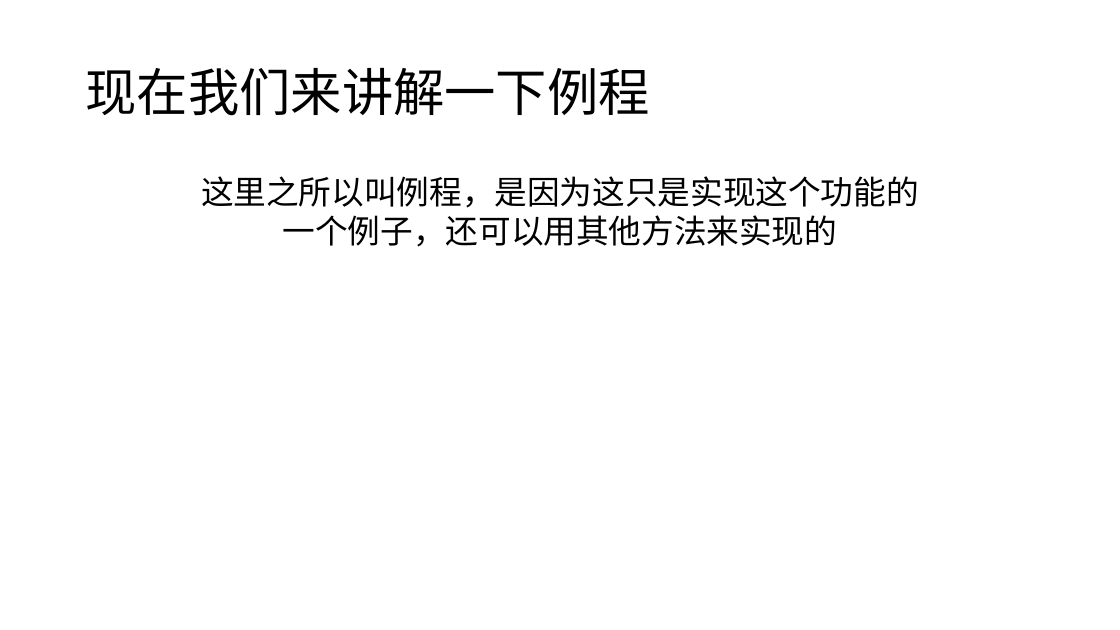
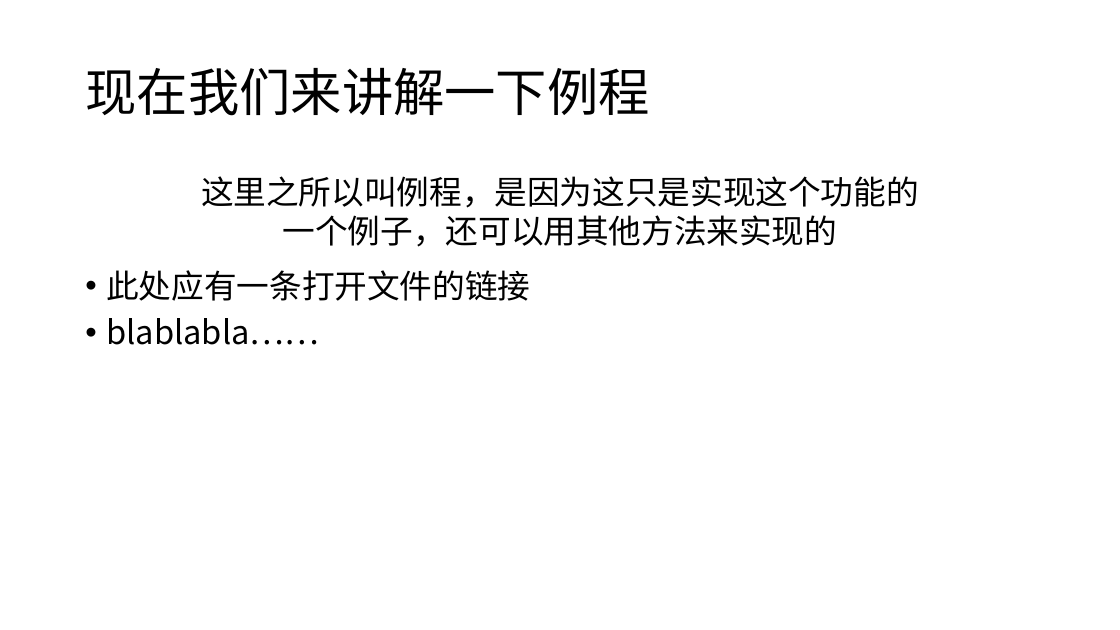
Before and after one commit to chenjiegd/microbit_Repository, a slide deck: slide 5 of micro_bit/microbit课件/4.小结.pptx. Drawn at 1120x630 pixels with LibreOffice and Linux fonts; fonts in the diff are those of the drawing. Boxes give left, top, right and bottom in pixels: in the first picture for what was removed or moved away, otherwise in the second. Text is boxed around its words. In the diff, an @@ line names an element or a change of style, - is before the commit and + after.

Commit message:
修改了4.小结

```diff
--- a/micro_bit/microbit课件/4.小结.pptx
+++ b/micro_bit/microbit课件/4.小结.pptx
@@ text added at box(106, 270, 530, 345), 28 pt, text #000000 @@
+• 此处应有一条打开文件的链接
+• blablabla……
```
Also in this commit, not shown: 2 other slides changed.
